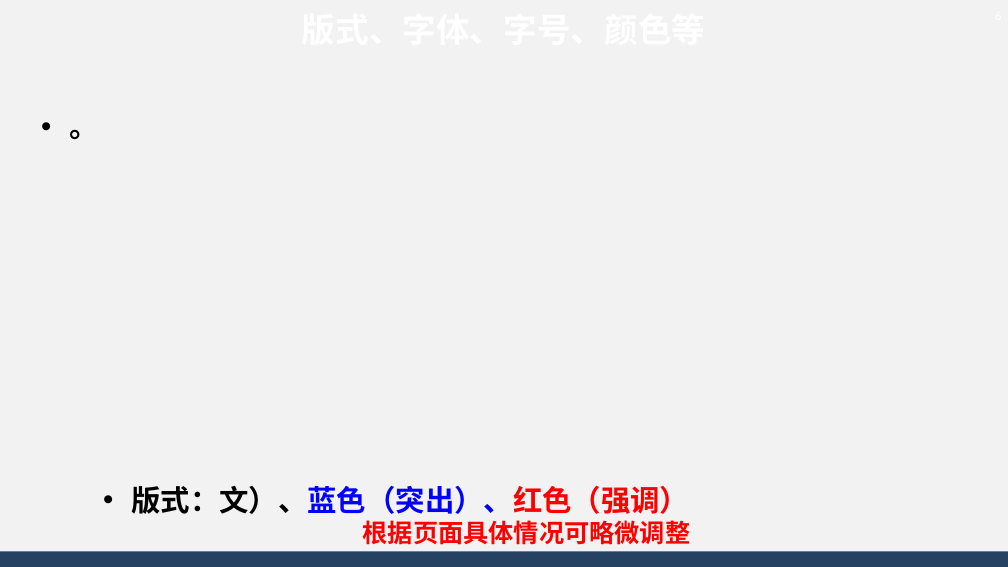
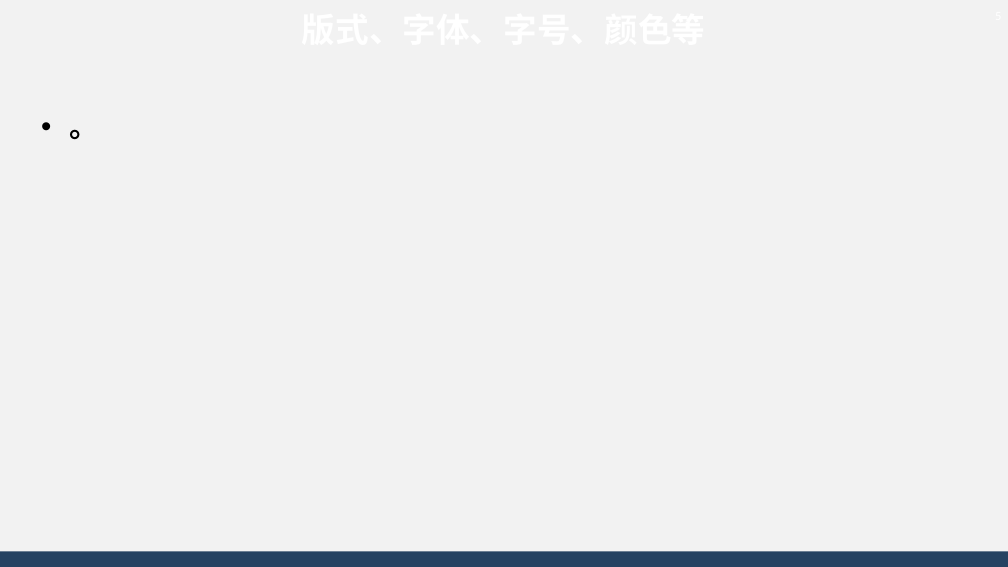
Before and after one commit to AsBackup/DAOSSA, a slide deck: slide 5 of 16 空间态势感知概念与特性测量.pptx (slide 6 before the commit). Drawn at 1008x567 pixels with LibreOffice and Linux fonts; fonts in the diff are those of the drawing; background and template pictures are left out. Boxes give left, top, right and bottom in pixels: in the first picture for what was removed or moved away, otherwise in the second. Text is boxed around its words. In the diff, an @@ line names an element or a change of style, - is before the commit and + after.

```diff
--- a/16 空间态势感知概念与特性测量.pptx
+++ b/16 空间态势感知概念与特性测量.pptx
@@ text removed at bbox=[131, 486, 689, 514] @@
-• 版式：文）、蓝色（突出）、红色（强调）
@@ text removed at bbox=[363, 520, 691, 545] @@
-根据页面具体情况可略微调整
```
Also in this commit, not shown: 2 other slides changed, 1 slide added, 1 other file.
